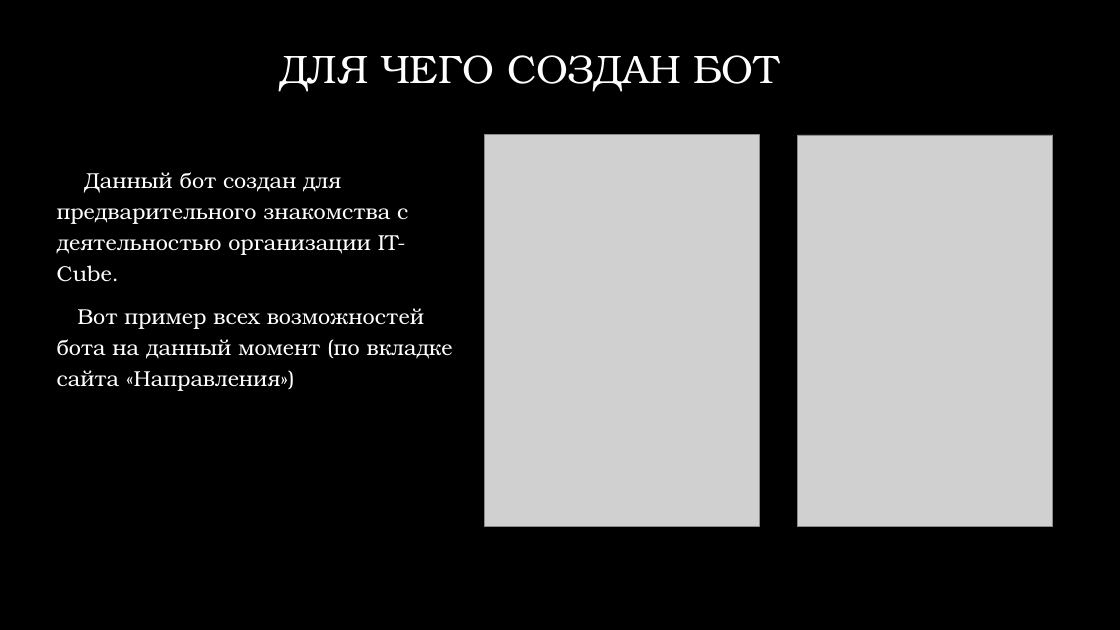
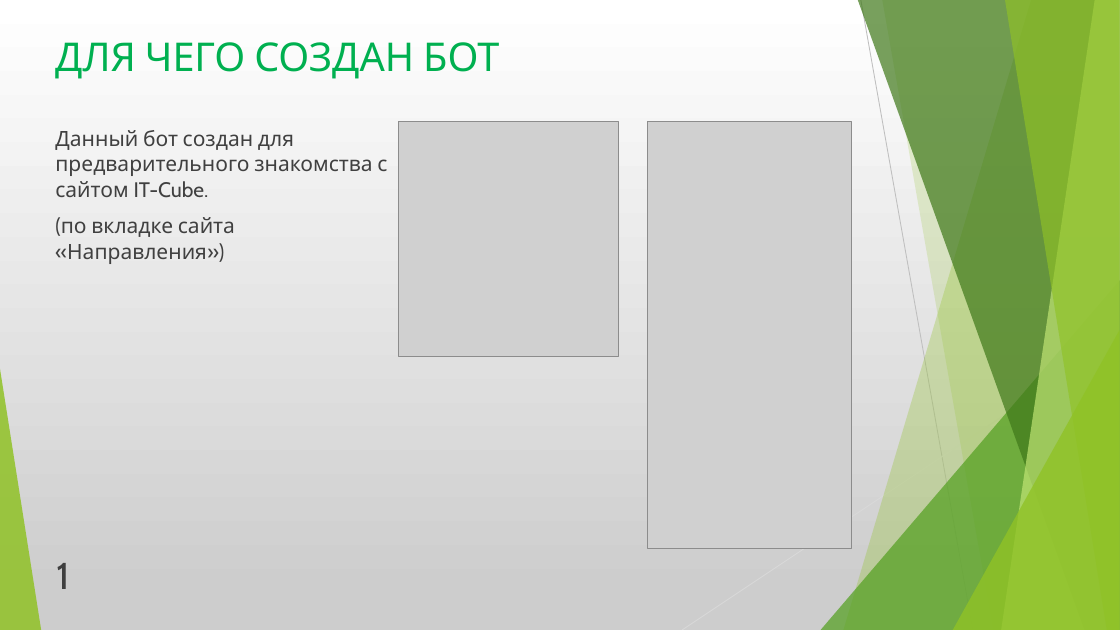
Before and after one commit to GeraltDima/Proect_po-it-cube, a slide deck: slide 2 of Презентация к проекту.pptx. Drawn at 1120x630 pixels with LibreOffice and Linux fonts; fonts in the diff are those of the drawing; grey boxes stand for pictures; background and template pictures are left out. Boxes give left, top, right and bottom in pixels: in the first picture for what was removed or moved away, otherwise in the second. Text is boxed around its words. In the diff, an @@ line names an element or a change of style, - is before the commit and + after.

```diff
--- a/Презентация к проекту.pptx
+++ b/Презентация к проекту.pptx
@@ background picture (left out) to gradient #FFFFFF to #CDCDCD @@
@@ text "ДЛЯ ЧЕГО СОЗДАН БОТ": place and size @@
-text "ДЛЯ ЧЕГО СОЗДАН БОТ" at (279, 55, 779, 92)
+text "ДЛЯ ЧЕГО СОЗДАН БОТ" at (55, 42, 499, 79)
@@ text "ДЛЯ ЧЕГО СОЗДАН БОТ" at (55, 42, 499, 79): font TeX Gyre Bonum to Cabin, text colour #FFFFFF to #00B050 @@
@@ text at (55, 130, 387, 264): text changed; size 18.5 to 18 pt; font TeX Gyre Bonum to Cabin; text colour #FFFFFF to #404040 @@
-Данный бот создан для предварительного знакомства с деятельностью организации IT-Cube.
-Вот пример всех возможностей бота на данный момент (по вкладке сайта «Направления»)
+Данный бот создан для предварительного знакомства с сайтом IT-Cube.
+(по вкладке сайта «Направления»)
@@ picture added at (399, 122, 618, 357) @@
@@ picture removed at (485, 134, 760, 527) @@
@@ picture added at (648, 122, 851, 549) @@
@@ picture removed at (798, 135, 1054, 527) @@
@@ group added at (0, 0, 1120, 630): 5 freeform shapes, 3 triangles, 2 lines @@
@@ text added at (56, 563, 69, 589), 32 pt, text #3F3F3F @@
+1
```
Also in this commit, not shown: 6 other slides changed.
